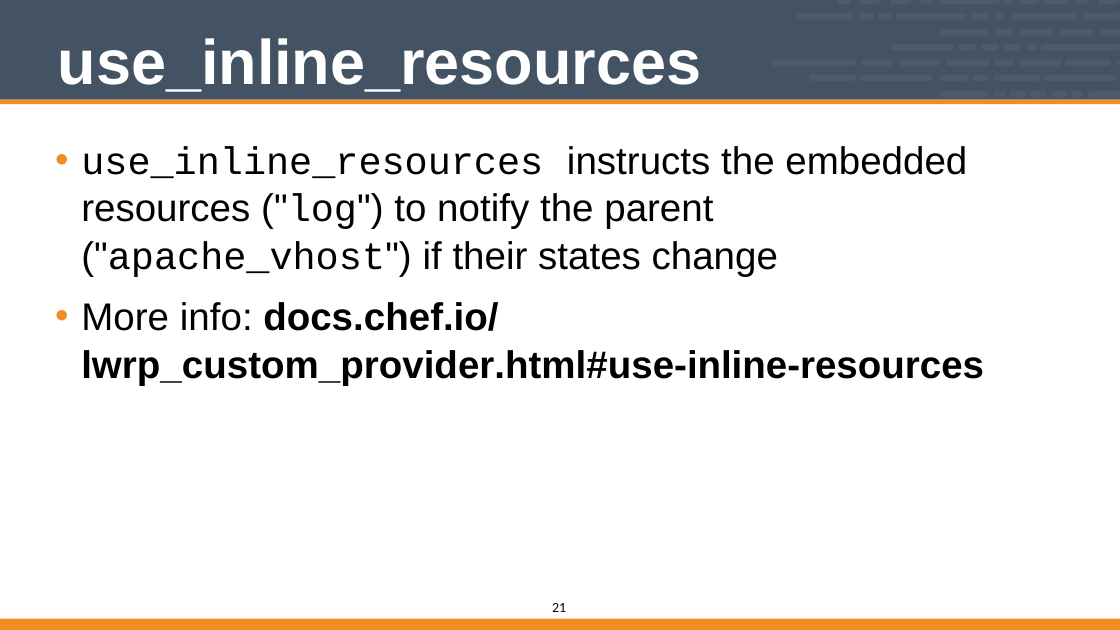
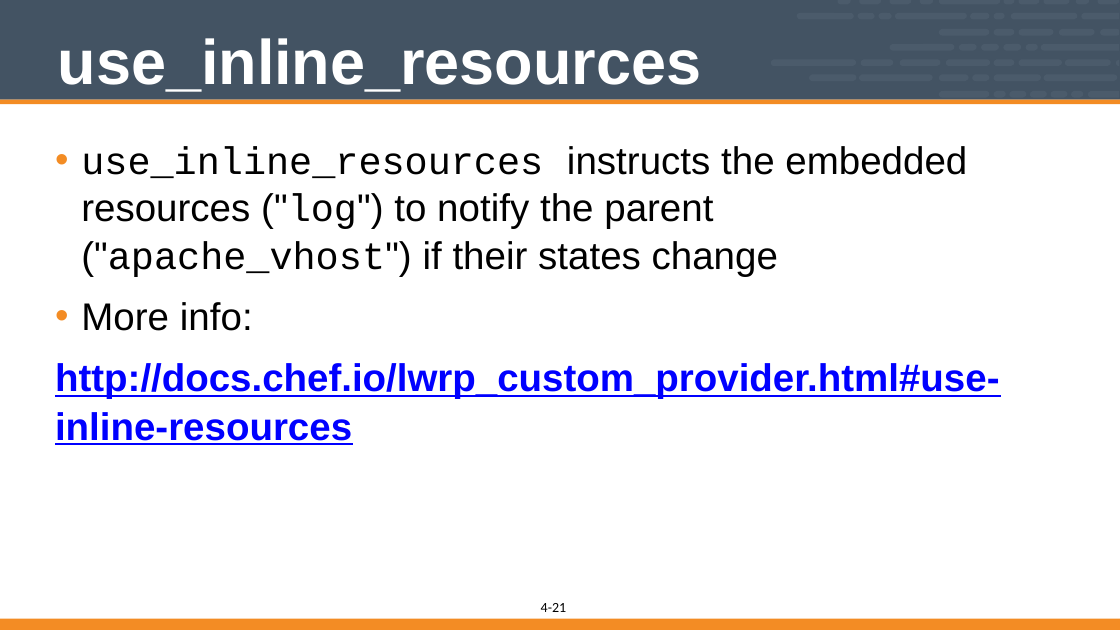
Before and after one commit to vinyar/chef-intermediate, a slide deck: slide 21 of Modules/04-Chef_Intermediate.pptx. Drawn at 1120x630 pixels with LibreOffice and Linux fonts; fonts in the diff are those of the drawing. Boxes give left, top, right and bottom in pixels: in the first picture for what was removed or moved away, otherwise in the second. Text is boxed around its words. In the diff, an @@ line names an element or a change of style, - is before the commit and + after.

Commit message:
Completed Updates to Mod 04

```diff
--- a/Modules/04-Chef_Intermediate.pptx
+++ b/Modules/04-Chef_Intermediate.pptx
@@ text at [55, 302, 999, 445]: text changed; text colour #000000 to #0000FF @@
-• More info: docs.chef.io/ lwrp_custom_provider.html#use-inline-resources
+• More info:
+http://docs.chef.io/lwrp_custom_provider.html#use-inline-resources
@@ text added at [541, 603, 552, 612], 16 pt, text #000000 @@
+4-
```
Also in this commit, not shown: 55 other slides changed.
